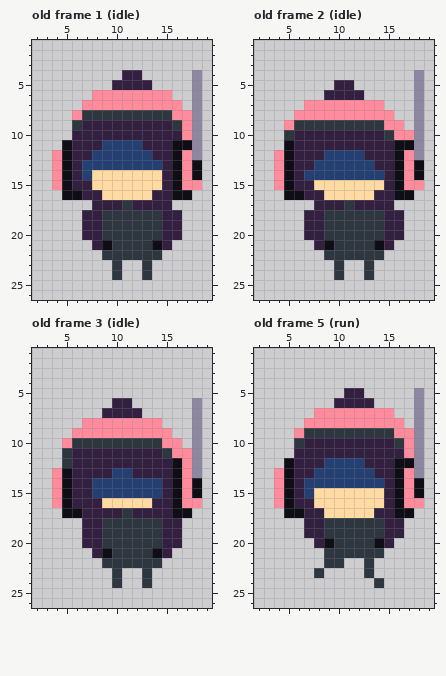
Pixel-art file -- art/hacker4.ase. The picture above is the old version.
24x32 pixels, 12 frames. Shown: old frame 1 (idle): x 2..19, y 1..26; old frame 2 (idle): x 2..19, y 1..26; old frame 3 (idle): x 2..19, y 1..26; old frame 5 (run): x 2..19, y 1..26. The commit also changed other frames, which this record leaves out.
After the commit:
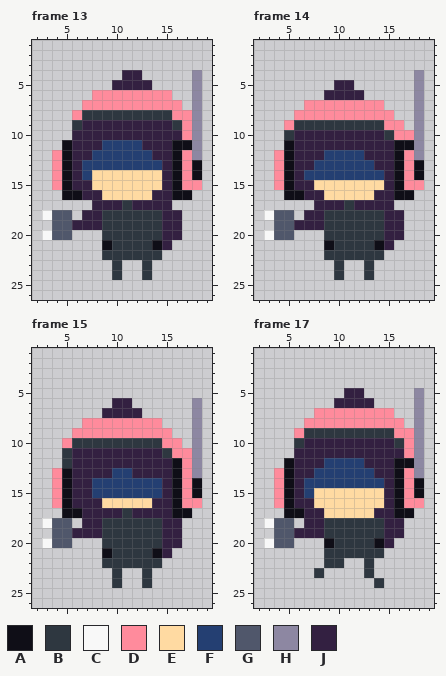
Palette (. is transparent): A #0f0e17  B #2e3740  C #f8f8f8  D #ff8b9c  E #ffdaa2  F #243f72  G #50576b  H #8d87a2  J #332041
A new or re-ordered frame is compared with the old frame closest to it.
Author's note on the commit: More glow! and tasers
Diff:
frames 12 -> 24
layer "Taser" added
Changed rows in their new state; - is an unchanged pixel.
Frame 13 is new; against old frame 1 (idle), layers "Taser", "Layer 1":
first column x 3:
18 CGG---
19 -GGJ--
20 CGG-..
21 -----.
Frame 14 is new; against old frame 2 (idle), layers "Taser", "Layer 1": the same change as frame 13
Frame 15 is new; against old frame 3 (idle), layers "Taser", "Layer 1": the same change as frame 13
Frame 17 is new; against old frame 5 (run), layers "Taser", "Layer 1":
first column x 3:
18 CGG---
19 -GGJ--
20 CGG--.
Pixel boxes of the changes (left, top, right, bottom) in both pictures:
changed: (42, 210, 102, 250)
changed: (264, 210, 324, 250)
changed: (42, 518, 102, 558)
changed: (264, 518, 324, 548)
